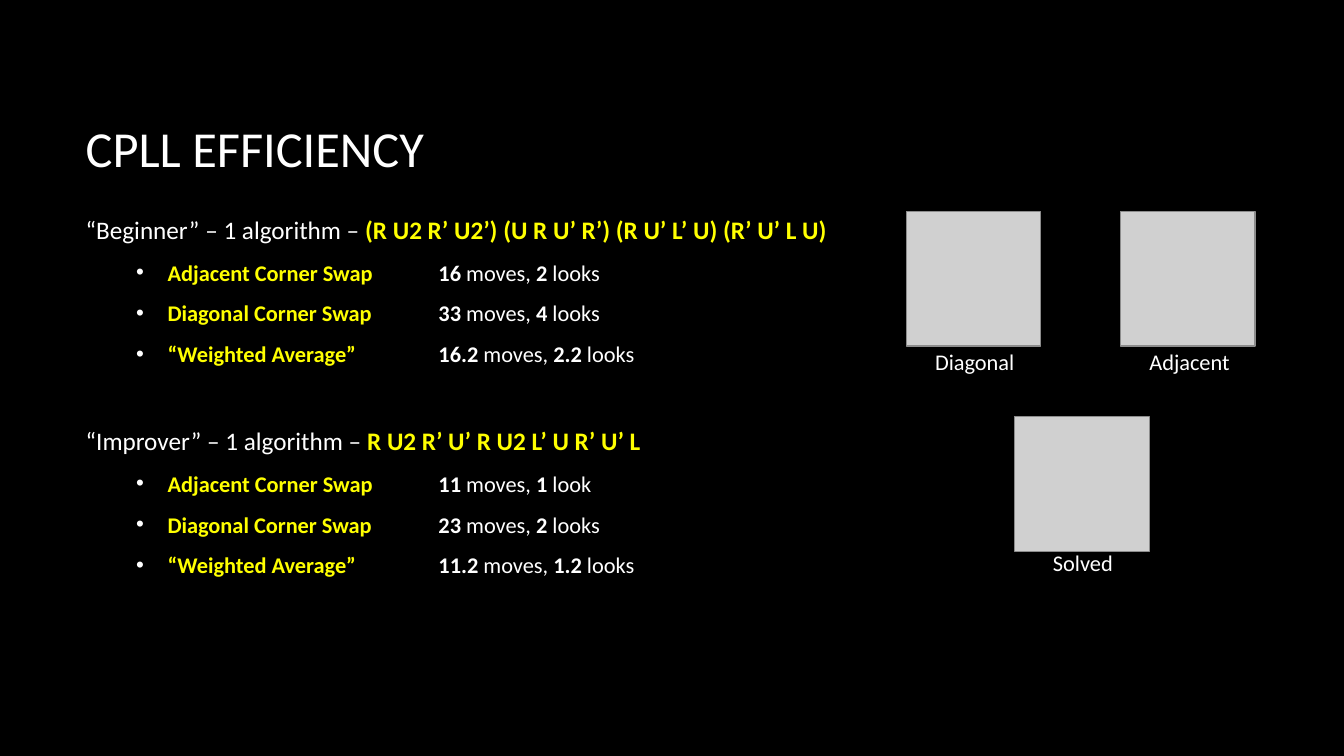
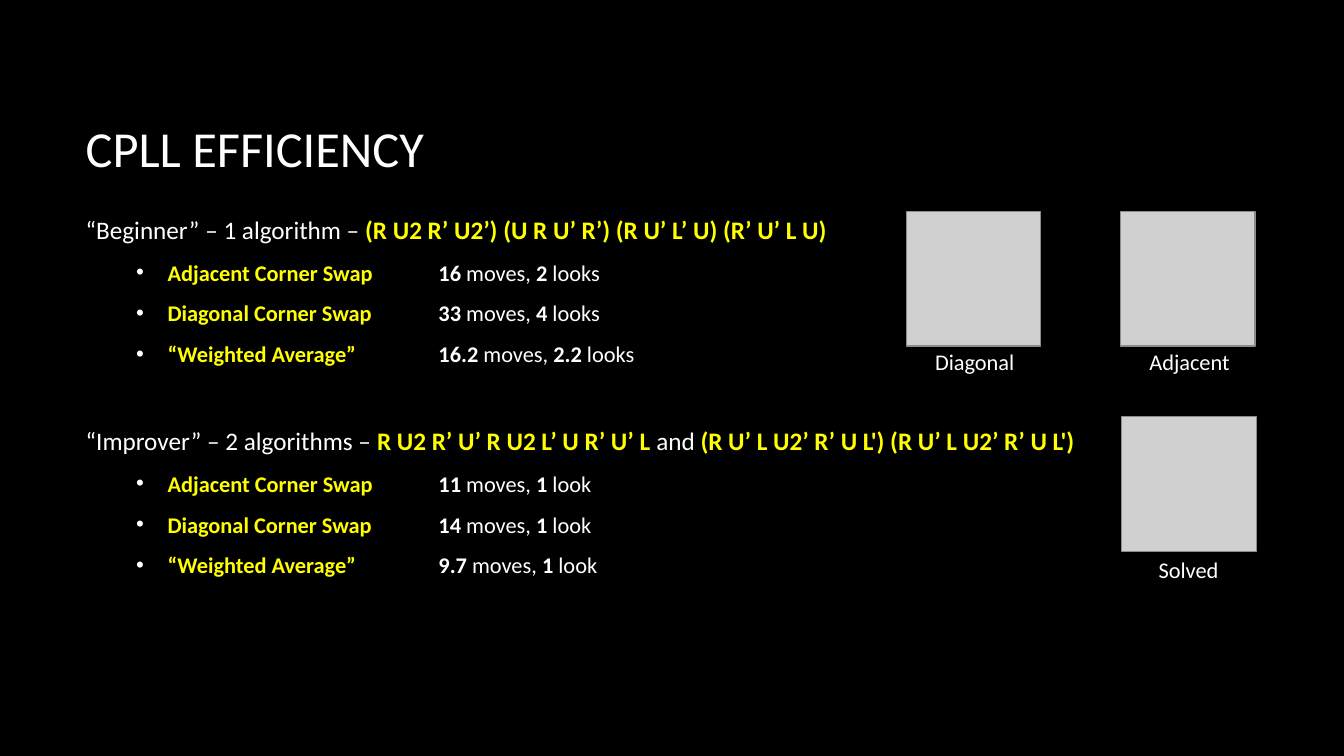
Before and after one commit to Logiqx/cubing-docs, a slide deck: slide 7 of improver/Improver Method Pt. 4.pptx. Drawn at 1344x756 pixels with LibreOffice and Linux fonts; fonts in the diff are those of the drawing; grey boxes stand for pictures; background and template pictures are left out. Boxes give left, top, right and bottom in pixels: in the first picture for what was removed or moved away, otherwise in the second. Text is boxed around its words. In the diff, an @@ line names an element or a change of style, - is before the commit and + after.

Commit message:
Improver PLL - Na-Perm
Introduced Na-Perm for diagonal corner swap during Improver PLL

```diff
--- a/improver/Improver Method Pt. 4.pptx
+++ b/improver/Improver Method Pt. 4.pptx
@@ picture: place and size @@
-picture at box(1015, 416, 1149, 551)
+picture at box(1122, 416, 1256, 551)
@@ text at box(86, 431, 1075, 455): text changed; text colour #FFFFFF to #FFFF00; bold on @@
-“Improver” – 1 algorithm – R U2 R’ U’ R U2 L’ U R’ U’ L
+“Improver” – 2 algorithms – R U2 R’ U’ R U2 L’ U R’ U’ L and (R U’ L U2’ R’ U L') (R U’ L U2’ R’ U L')
@@ text at box(168, 517, 597, 577): text changed @@
-  • Diagonal Corner Swap 23 moves, 2 looks
-  • “Weighted Average” 11.2 moves, 1.2 looks
+  • Diagonal Corner Swap 14 moves, 1 look
+  • “Weighted Average” 9.7 moves, 1 look
@@ text "Solved": place and size @@
-text "Solved" at box(1053, 555, 1113, 571)
+text "Solved" at box(1159, 562, 1219, 578)
```
Also in this commit, not shown: 4 other slides changed, 1 other file.
